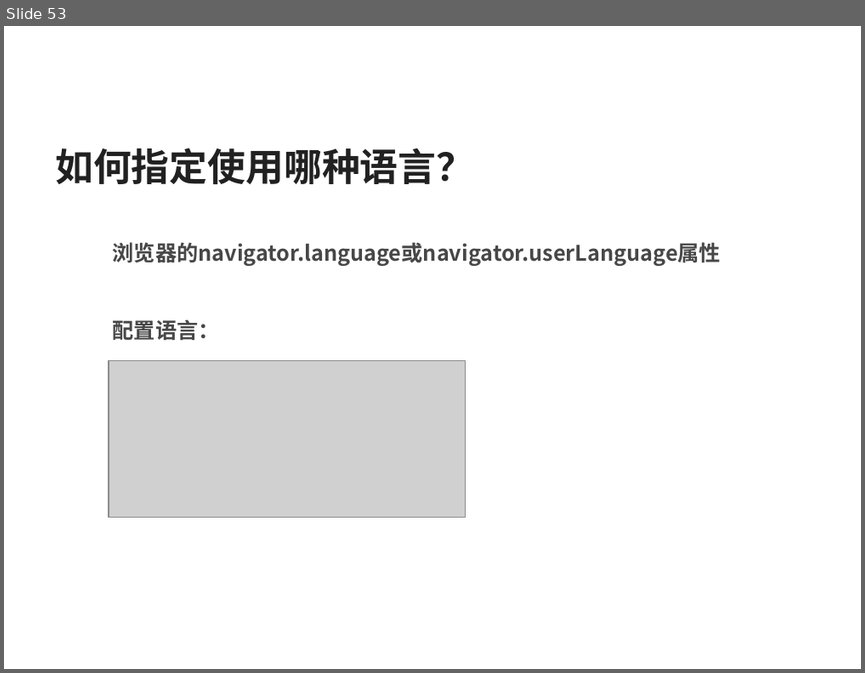
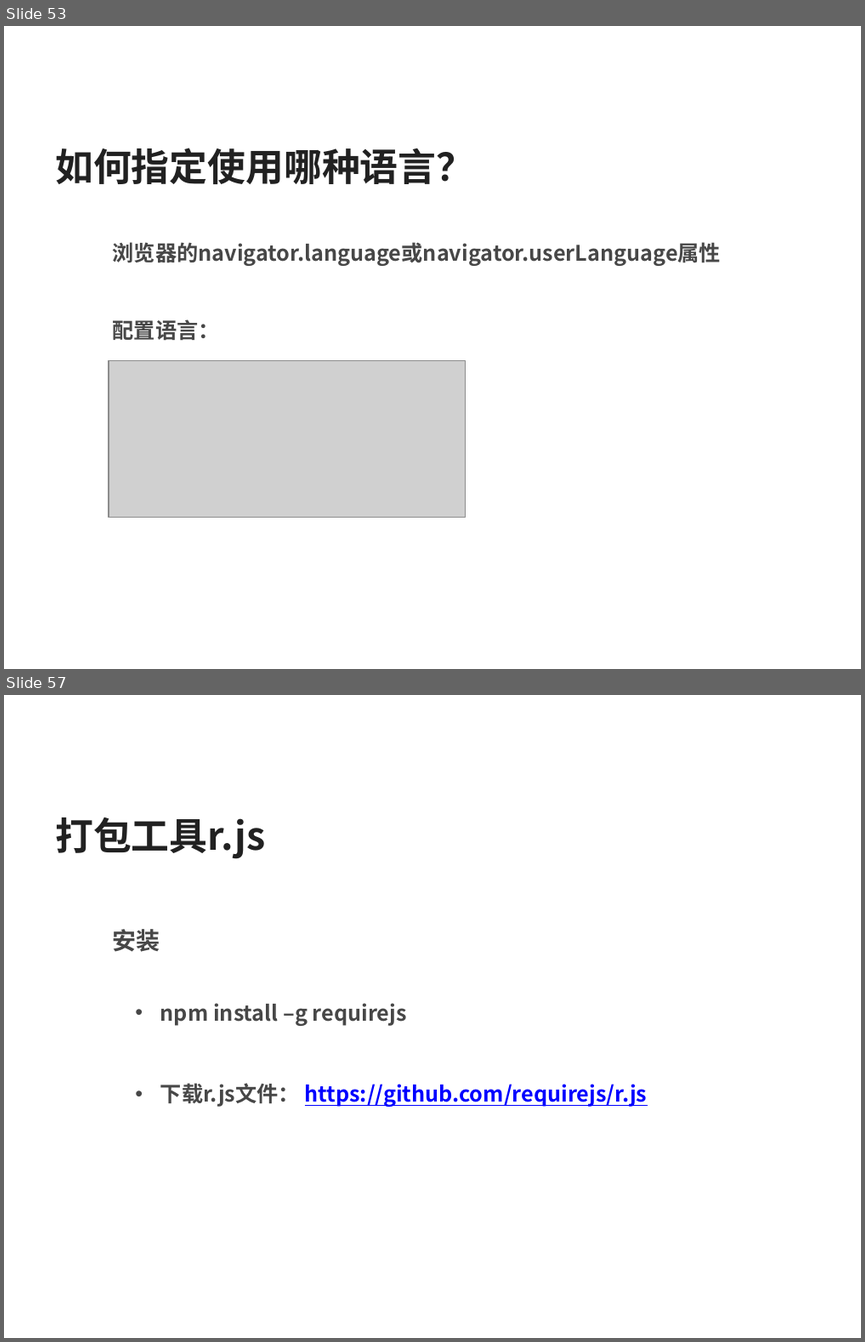
Before and after one commit to silvajs/lecturer, a slide deck: requirejs/doc/requirejs.pptx. Shown one above the other, each under a label of ours: slide 53 before the commit, slides 53 and 57 after it; the slides between them are not shown. The pictures are 865x673 and 865x1342 pixels, drawn with LibreOffice and Linux fonts; fonts in the diff are those of the drawing; grey boxes stand for pictures. Boxes give left, top, right and bottom in pixels: in the first picture for what was removed or moved away, otherwise in the second. Text is boxed around its words. In the diff, an @@ line names an element or a change of style, - is before the commit and + after.

Commit message:
打包基本使用

```diff
--- a/requirejs/doc/requirejs.pptx
+++ b/requirejs/doc/requirejs.pptx
@@ slide 57 added at bbox=[4, 695, 861, 1338], background #FFFFFF @@
@@ text added at bbox=[55, 817, 265, 859], 32 pt, text #212121, bold @@
+打包工具r.js
@@ text added at bbox=[113, 929, 160, 952], 20 pt, text #474747, bold @@
+  安装
@@ text added at bbox=[160, 1003, 407, 1026], 18 pt, text #474747, bold @@
+    • npm install –g requirejs
@@ text added at bbox=[160, 1083, 647, 1106], 18 pt, text #0000FF, bold, underline @@
+    • 下载r.js文件： https://github.com/requirejs/r.js
```
Also in this commit, not shown: 6 other slides added, 7 other files.
